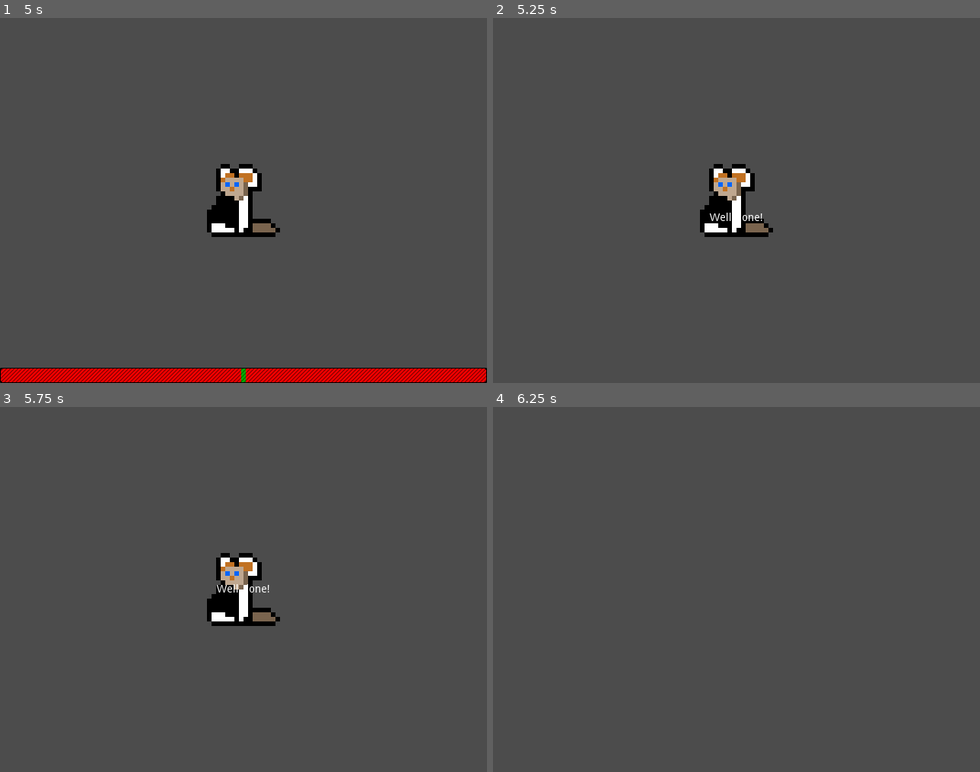
Above: before the commit, frames 1-4 (two rows, left to right).
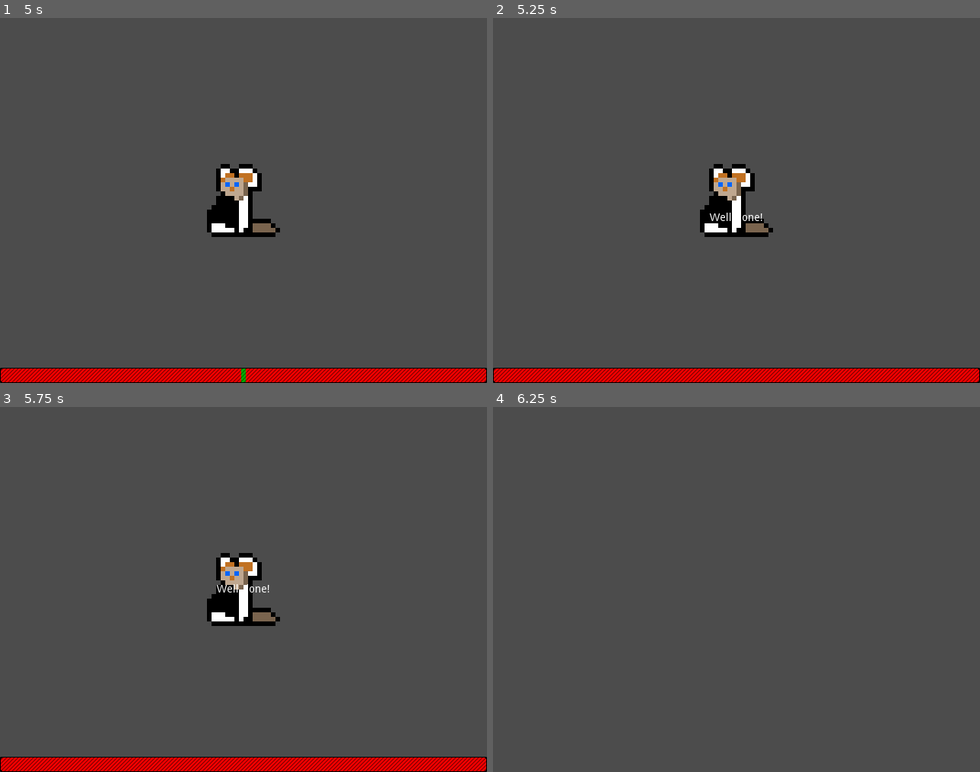
Above: after the commit, the same moments.

Repository: swashdev/minigame-madness
Game: Godot game, scene res://master/scenes/main.tscn
Two runs of this game, one before a commit and one after it. Both use one fixed random seed, a clock stepped at 60 frames per second and the inputs below.
Inputs:
- Up to frame 1 (5 s): hold Right (ui_right) 0.53-1.28 s; tap Space (ui_select) at 0.77, 1.52, 3.02, 3.77, 4.52 s; hold Down (ui_down) 1.28-2.03 s; hold Right (ui_right) 2.03-2.78 s; hold Up (ui_up) 2.78-3.53 s; hold Left (ui_left) from 3.53 s (still down)
- Up to frame 2 (5.25 s): release Left (ui_left) at 5.03 s; hold Down (ui_down) from 5.03 s (still down)
- Up to frame 3 (5.75 s): keep holding Down (ui_down)
- Up to frame 4 (6.25 s): tap Enter at 5.75 s; release Down (ui_down) at 5.78 s; hold Right (ui_right) from 5.78 s (still down); tap Space (ui_select) at 6.02 s

Frame 1 is identical in both runs. In frame 2, 4.2% of the frame differs, in the area x 0-100%, y 95-100%; in frame 3, 4.2%; in frame 4, nothing differs.

Commit message:
improve progress bar behavior between games.
The progress bar is now set to 0 when the timer goes off to prevent any
extra time being shown at the end of the game, and the progress bar is
now only hidden after the win/lose messages go away to make for a
smoother transition.

Diff:
--- a/master/scripts/main.gd
+++ b/master/scripts/main.gd
@@ -101,17 +101,18 @@
 # The game timer has expired, and it's time to make a decision.
 func _on_GameTimer_timeout():
 	$MinigameCanvas.decide()
+	$InGameHUD.update_progress_bar( 0.0 )
 
 
 # The player wins a minigame.
 func _on_Minigame_won():
 	game_in_progress = false
-	$InGameHUD.hide_progress_bar()
 	streak = streak + 1
 	minigames_won = minigames_won + current_minigame
 	$InGameHUD.message( "Well-done!" )
 	# Resume when the message is off-screen.
 	yield( $InGameHUD, "message_exited" )
+	$InGameHUD.hide_progress_bar()
 	$MinigameCanvas.cleanup()
 	do_next_minigame()
 
@@ -119,7 +120,6 @@
 # The player loses a minigame.
 func _on_Minigame_lost():
 	game_in_progress = false
-	$InGameHUD.show_progress_bar()
 	streak = 0
 	lives = lives - 1
 	$InGameHUD.update_life_counter( lives )
@@ -132,5 +132,6 @@
 		$InGameHUD.message( "Booooo!" )
 		# Resume when the message is off-screen.
 		yield( $InGameHUD, "message_exited" )
+		$InGameHUD.hide_progress_bar()
 		$MinigameCanvas.cleanup()
 		do_next_minigame()
